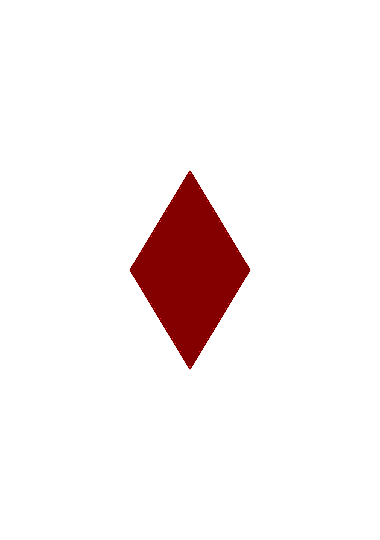
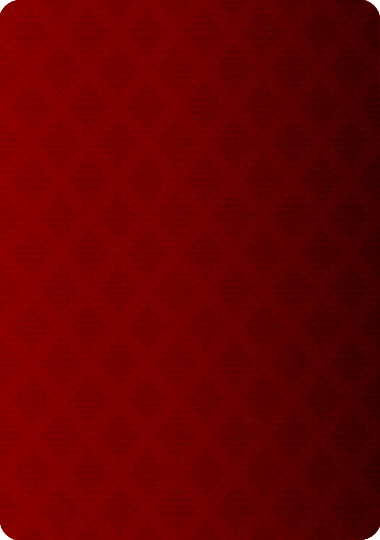
Layered file, before and after one edit (380x540). Changes by layer:
showed "1672989069_grizly-club-p-tekstura-igralnikh-kart-1.png", painted on it over box(0, 0, 380, 540)
added layer "Copy of Paint Layer 1" (1st of 2) above "Copy of Paint Layer 1" over box(0, 0, 380, 540)
